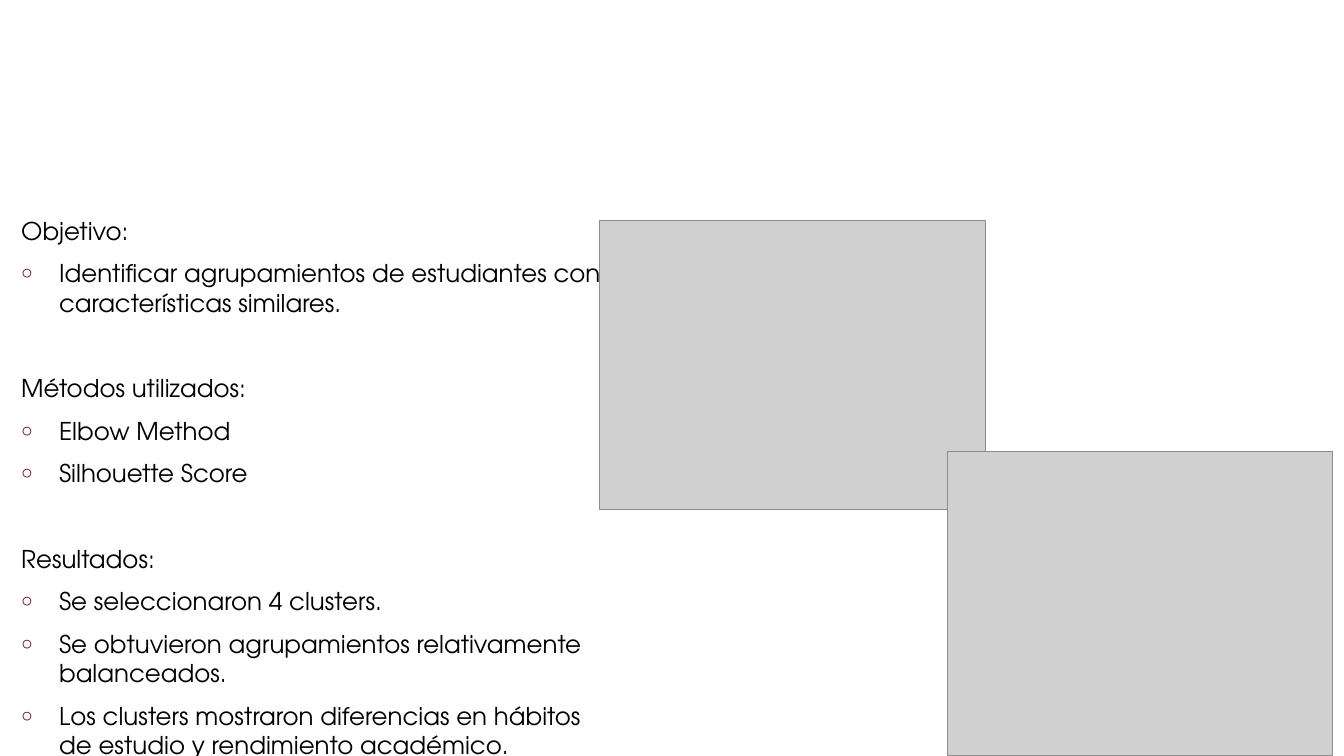
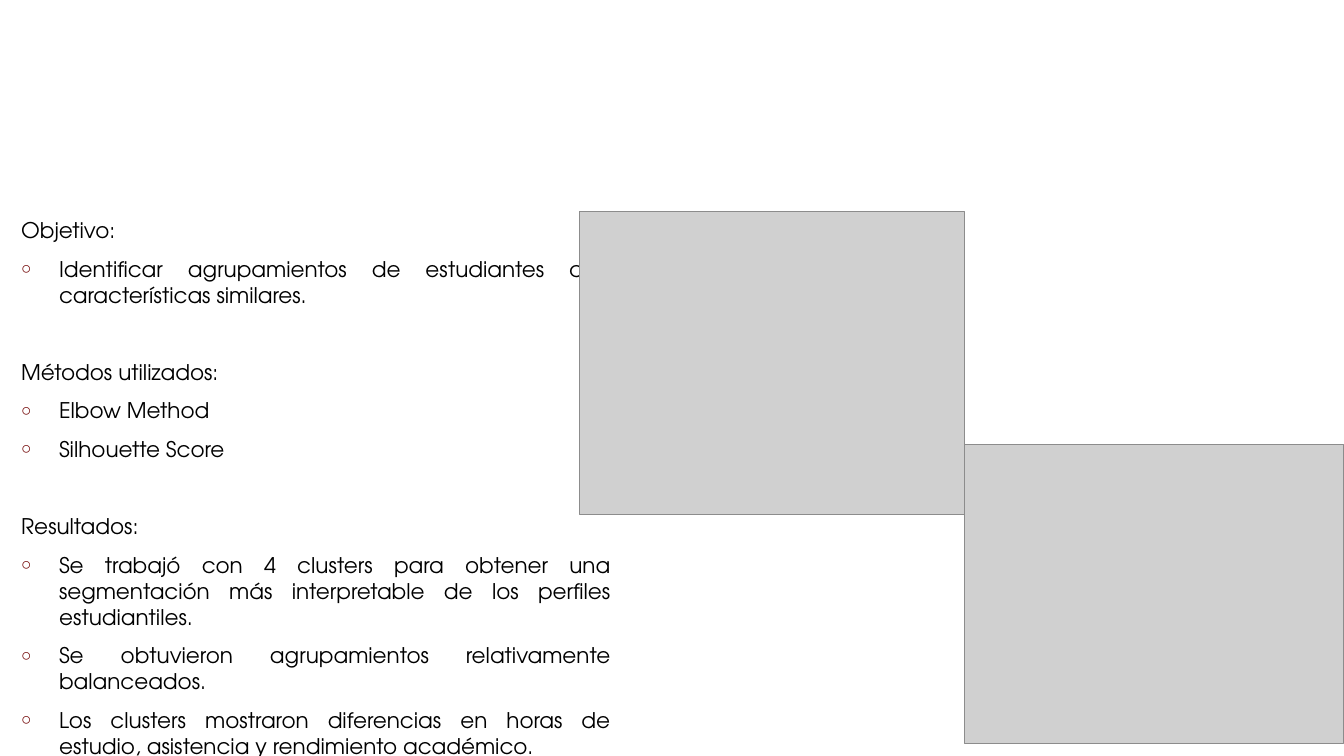
Before and after one commit to jhonquimi-png/Aprendizaje_Automatico, a slide deck: slide 6 of presentacion/UEES Aprendizaje Automatica - Semana 3 Actividad 1.pptx. Drawn at 1344x756 pixels with LibreOffice and Linux fonts; fonts in the diff are those of the drawing; grey boxes stand for pictures; background and template pictures are left out. Boxes give left, top, right and bottom in pixels: in the first picture for what was removed or moved away, otherwise in the second. Text is boxed around its words. In the diff, an @@ line names an element or a change of style, - is before the commit and + after.

```diff
--- a/presentacion/UEES Aprendizaje Automatica - Semana 3 Actividad 1.pptx
+++ b/presentacion/UEES Aprendizaje Automatica - Semana 3 Actividad 1.pptx
@@ text at (21, 221, 610, 690): size 17.5 to 15.4 pt in "Objetivo:", "Identificar agrupamientos de estudiantes con características ...", "Métodos utilizados:", "Elbow Method" and 3 more places; alignment left to justified @@
@@ picture: place and size @@
-picture at (600, 221, 985, 510)
+picture at (580, 212, 965, 514)
@@ picture: place and size @@
-picture at (948, 452, 1333, 756)
+picture at (965, 445, 1344, 744)
@@ text at (59, 556, 610, 626): text changed; size 17.5 to 15.4 pt @@
-○ Se seleccionaron 4 clusters.
+○ Se trabajó con 4 clusters para obtener una segmentación más interpretable de los perfiles estudiantiles.
@@ text at (59, 712, 610, 756): text changed; size 17.5 to 15.4 pt @@
-○ Los clusters mostraron diferencias en hábitos de estudio y rendimiento académico.
+○ Los clusters mostraron diferencias en horas de estudio, asistencia y rendimiento académico.
```
Also in this commit, not shown: 5 other slides changed.
